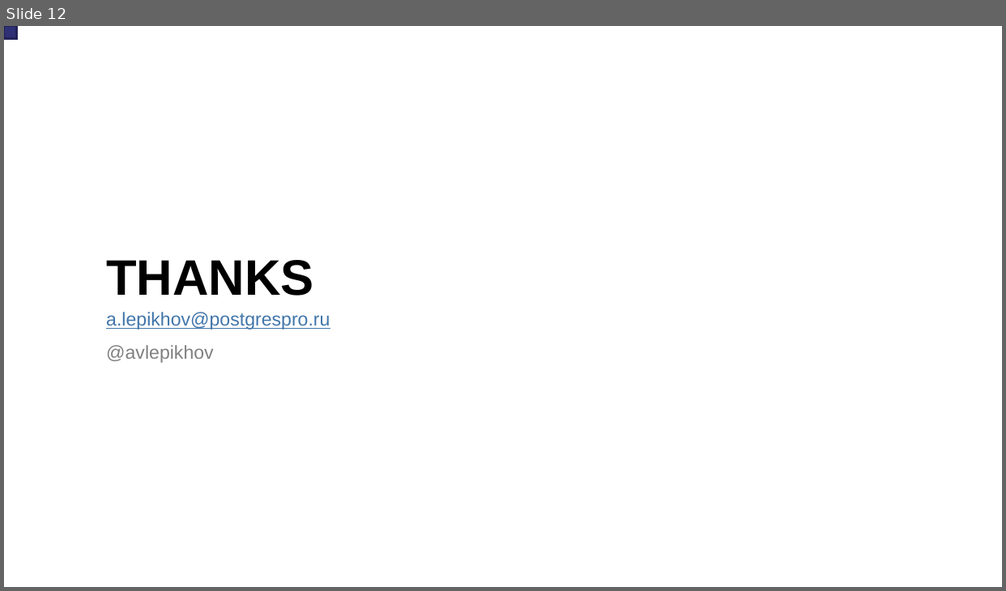
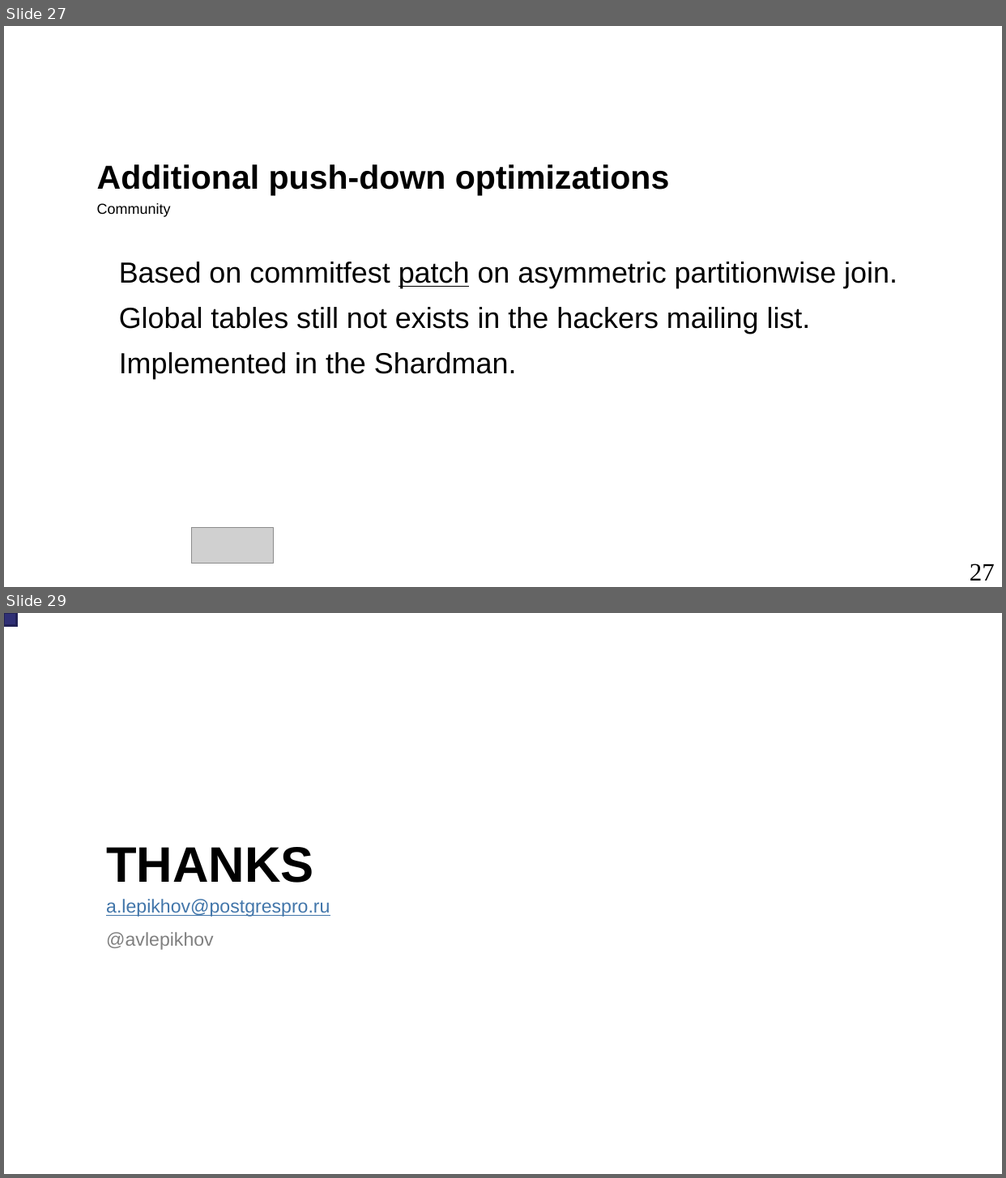
Before and after one commit to danolivo/conf, a slide deck: PGConf_CN_ASIA_2020/Lepikhov_PGConf_CN_Asia2020.odp. Shown one above the other, each under a label of ours: slide 12 before the commit, slides 27 and 29 after it; the slides between them are not shown. The pictures are 1006x591 and 1006x1178 pixels, drawn with LibreOffice and Linux fonts; fonts in the diff are those of the drawing; grey boxes stand for pictures; background and template pictures are left out. Boxes give left, top, right and bottom in pixels: in the first picture for what was removed or moved away, otherwise in the second. Text is boxed around its words. In the diff, an @@ line names an element or a change of style, - is before the commit and + after.

```diff
--- a/PGConf_CN_ASIA_2020/Lepikhov_PGConf_CN_Asia2020.odp
+++ b/PGConf_CN_ASIA_2020/Lepikhov_PGConf_CN_Asia2020.odp
@@ slide 27 added at box(4, 26, 1002, 587), background picture (left out) @@
@@ text added at box(97, 165, 669, 217), 32 pt, text #000000, bold @@
+Additional push-down optimizations
+Community
@@ text added at box(119, 262, 897, 379), 28 pt, text #000000 @@
+● Based on commitfest patch on asymmetric partitionwise join.
+● Global tables still not exists in the hackers mailing list.
+● Implemented in the Shardman.
@@ picture added at box(191, 527, 274, 564) @@
@@ page number added at box(970, 564, 995, 581), 24 pt, text #000000 @@
+27
@@ what was slide 12 is now slide 29 @@
```
Also in this commit, not shown: 4 slides changed, 16 other slides added, 2 other files.
